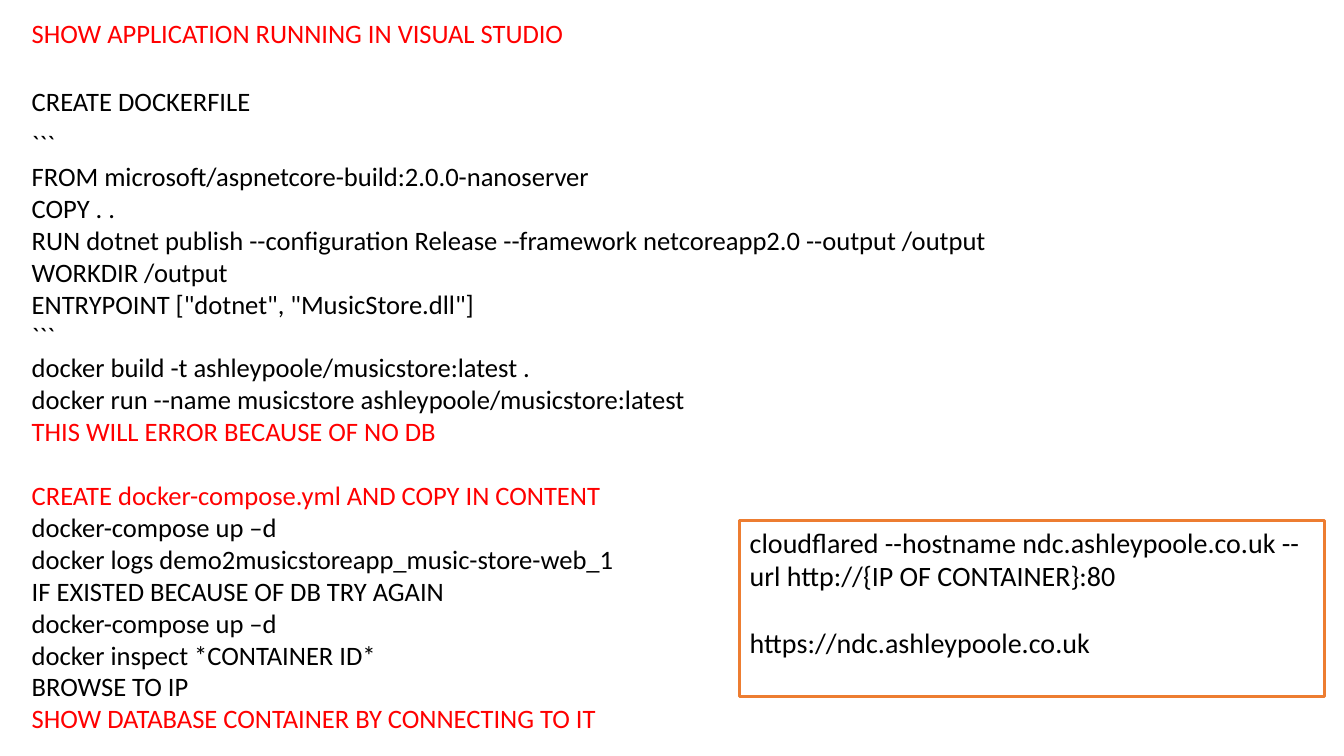
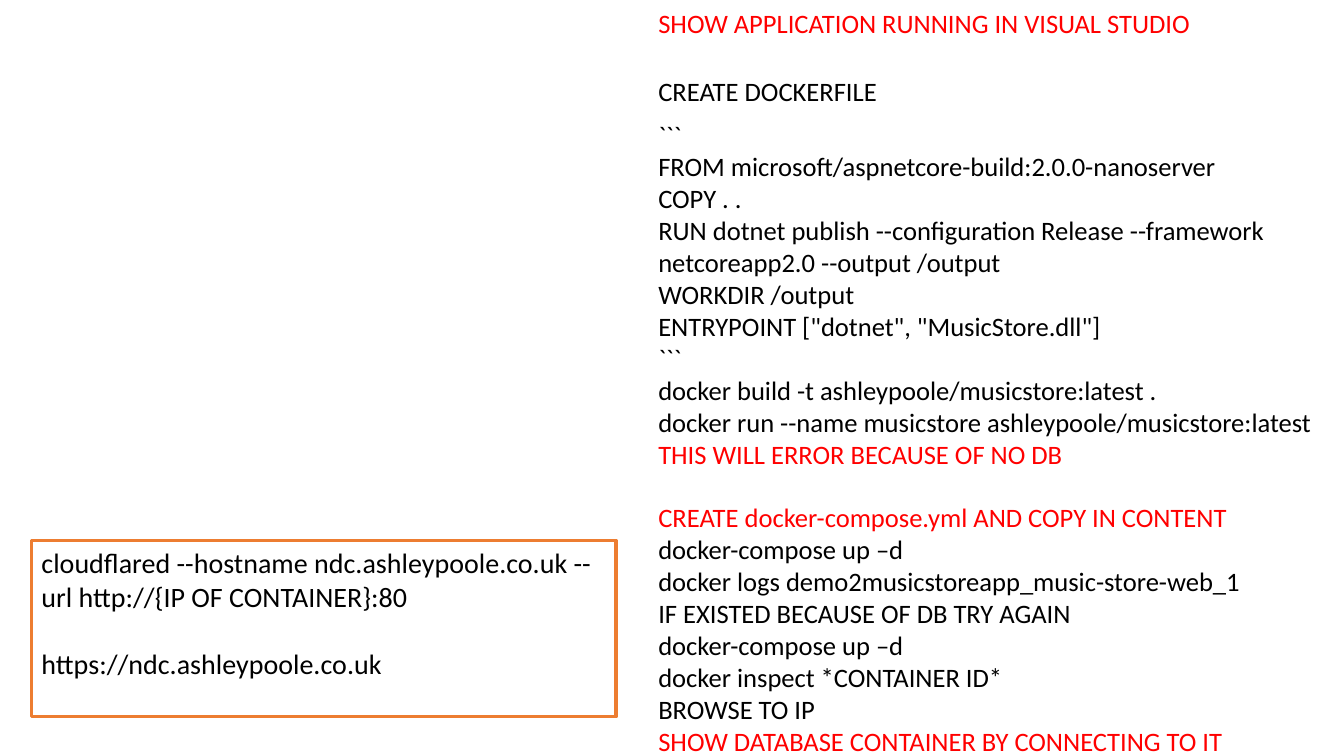
Before and after one commit to AshleyPoole/DockerForWindows101, a slide deck: slide 2 of Docker on Windows 101 - Speaker Notes.pptx. Drawn at 1344x756 pixels with LibreOffice and Linux fonts; fonts in the diff are those of the drawing. Boxes give left, top, right and bottom in pixels: in the first picture for what was removed or moved away, otherwise in the second. Text is boxed around its words. In the diff, an @@ line names an element or a change of style, - is before the commit and + after.

```diff
--- a/Docker on Windows 101 - Speaker Notes.pptx
+++ b/Docker on Windows 101 - Speaker Notes.pptx
@@ text "SHOW APPLICATION RUNNING IN VISUAL ..." rewrapped from box(32, 25, 985, 729) to box(658, 15, 1311, 752) @@
@@ rectangle "cloudflared --hostname ndc.ashleypoole.co.uk --url http://{I ...": place and size @@
-rectangle "cloudflared --hostname ndc.ashleypoole.co.uk --url http://{I ..." at box(740, 520, 1325, 697)
+rectangle "cloudflared --hostname ndc.ashleypoole.co.uk --url http://{I ..." at box(31, 540, 616, 717)
```
Also in this commit, not shown: 1 other slide changed, 2 other files.
